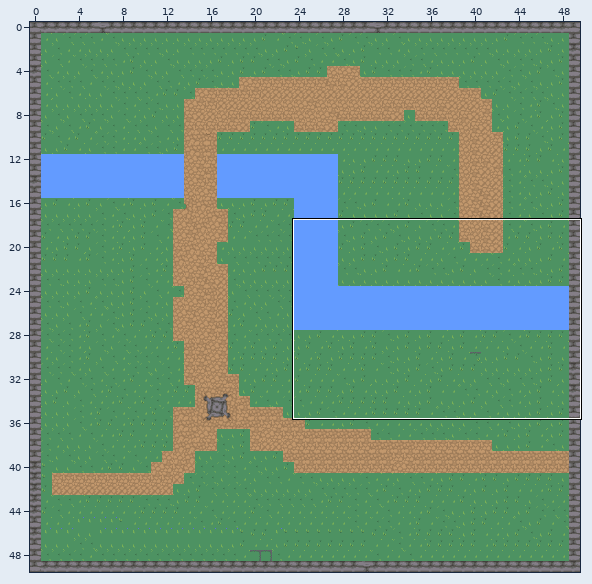
Tiled map, stored at map.tmx. Above: a wide view before the commit, with the close-up outlined.
Close-up. First the earlier version:
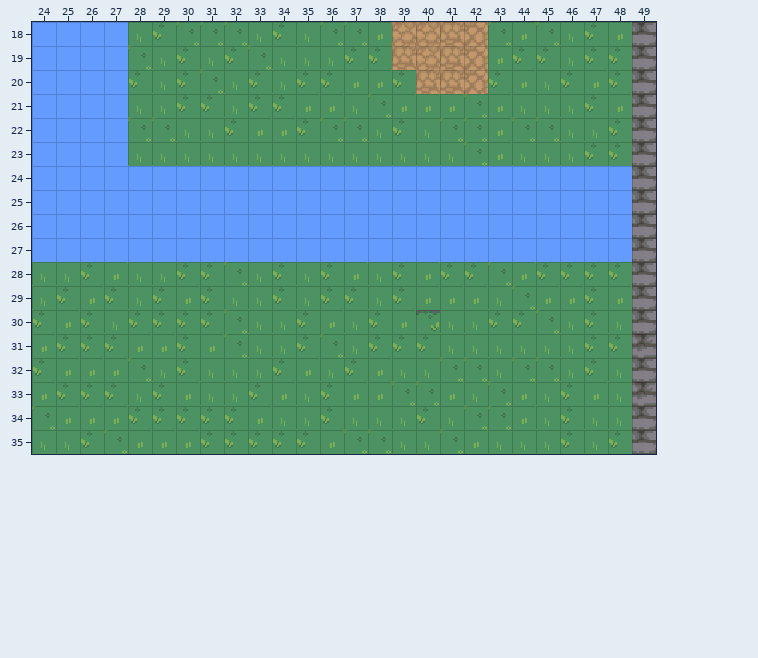
Cells are 16x16 px. Shown: x 24..49, y 18..35. The commit also changed other parts of the map, which this record leaves out.
Now the later version:
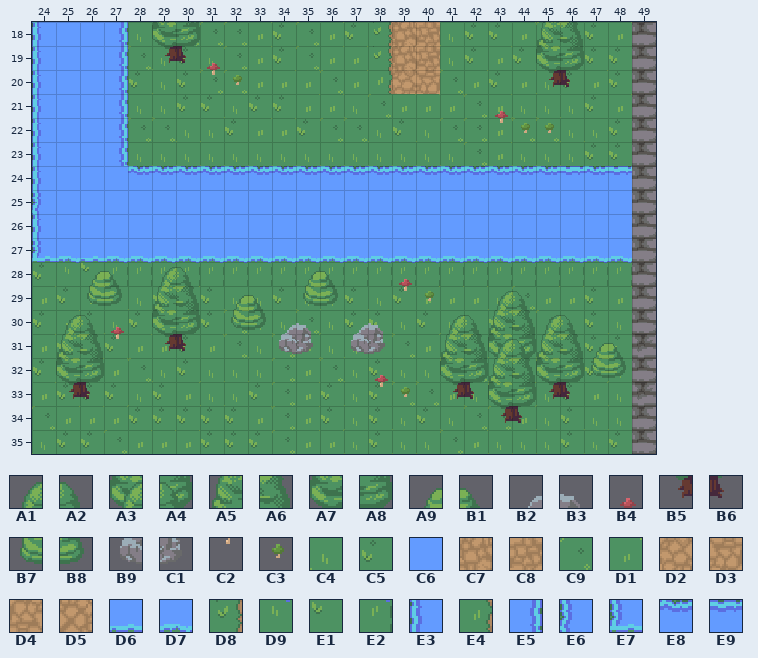
Key: from "nature": A1 0, A2 1, A3 2, A4 3, A5 40, A6 41, A7 80, A8 81, A9 82, B1 83, B2 84, B3 85, B4 86, B5 120, B6 121, B7 122, B8 123, B9 124, C1 125, C2 126, C3 127, C4 160, C5 161, C6 162, C7 164, C8 165, C9 200, D1 201, D2 204, D3 205, D4 244, D5 245, D6 251, D7 252, D8 286, D9 292, E1 293, E2 294, E3 295, E4 326, E5 330, E6 335, E7 337, E8 451, E9 452.
__ is an empty cell, ## one hidden under a higher layer, .. an unchanged one.
Tiles of an added or newly shown layer are drawn over the layers below it.
Message: addition of decoration + collision (not perfect)
The edit:
--- layer "Background"
@@ x 24..48 @@
-28 C4 C4 C5 D1 C4 C4 C5 C5 C9 C4 C5 C4 C5 D1 C4 C5 D1 C5 C5 C9 D1 C5 C5 C5 C5
+28 ## ## ## ## ## ## ## ## ## ## ## ## ## ## ## ## ## ## ## ## ## ## ## ## ##
--- layer "Water"
@@ x 24..48 @@
-18 C6 .. .. C6 .. .. .. .. .. .. .. .. .. .. .. .. .. .. .. .. .. .. .. .. ..
-19 C6 .. .. C6 .. .. .. .. .. .. .. .. .. .. .. .. .. .. .. .. .. .. .. .. ..
-20 C6 .. .. C6 .. .. .. .. .. .. .. .. .. .. .. .. .. .. .. .. .. .. .. .. ..
-21 C6 .. .. C6 .. .. .. .. .. .. .. .. .. .. .. .. .. .. .. .. .. .. .. .. ..
-22 C6 .. .. C6 .. .. .. .. .. .. .. .. .. .. .. .. .. .. .. .. .. .. .. .. ..
-23 C6 .. .. C6 .. .. .. .. .. .. .. .. .. .. .. .. .. .. .. .. .. .. .. .. ..
-24 C6 .. .. .. C6 C6 C6 C6 C6 C6 C6 C6 C6 C6 C6 C6 C6 C6 C6 C6 C6 C6 C6 C6 C6
-25 C6 .. .. .. .. .. .. .. .. .. .. .. .. .. .. .. .. .. .. .. .. .. .. .. ..
-26 C6 .. .. .. .. .. .. .. .. .. .. .. .. .. .. .. .. .. .. .. .. .. .. .. ..
-27 C6 C6 C6 C6 C6 C6 C6 C6 C6 C6 C6 C6 C6 C6 C6 C6 C6 C6 C6 C6 C6 C6 C6 C6 C6
-28 __ __ __ __ __ __ __ __ __ __ __ __ __ __ __ __ __ __ __ __ __ __ __ __ __
-29 __ .. .. .. .. .. .. .. .. .. .. .. .. .. .. .. .. .. .. .. .. .. .. .. ..
-30 .. .. .. .. .. .. .. .. .. .. .. .. .. .. .. __ __ .. .. .. .. .. .. .. ..
-31 .. .. .. .. .. .. .. .. .. .. .. .. .. .. .. __ __ .. .. .. .. .. .. .. ..
+18 E3 .. .. E5 .. .. .. .. .. .. .. .. .. .. .. .. .. .. .. .. .. .. .. .. ..
+19 E3 .. .. E5 .. .. .. .. .. .. .. .. .. .. .. .. .. .. .. .. .. .. .. .. ..
+20 E3 .. .. E5 .. .. .. .. .. .. .. .. .. .. .. .. .. .. .. .. .. .. .. .. ..
+21 E3 .. .. E5 .. .. .. .. .. .. .. .. .. .. .. .. .. .. .. .. .. .. .. .. ..
+22 E3 .. .. E5 .. .. .. .. .. .. .. .. .. .. .. .. .. .. .. .. .. .. .. .. ..
+23 E3 .. .. E5 .. .. .. .. .. .. .. .. .. .. .. .. .. .. .. .. .. .. .. .. ..
+24 E3 .. .. .. E8 E8 E8 E8 E8 E8 E8 E8 E8 E8 E8 E8 E8 E8 E8 E8 E8 E8 E9 E8 E9
+25 E6 .. .. .. .. .. .. .. .. .. .. .. .. .. .. .. .. .. .. .. .. .. .. .. ..
+26 E3 .. .. .. .. .. .. .. .. .. .. .. .. .. .. .. .. .. .. .. .. .. .. .. ..
+27 E7 D7 D6 D7 D7 D7 D7 D7 D7 D7 D7 D7 D7 D7 D7 D7 D7 D7 D7 D7 D7 D7 D7 D7 D7
+28 C5 D9 E1 E2 E2 E2 E2 E2 E2 E2 E2 E2 E2 E2 E2 E2 E2 E2 E2 E2 E2 E2 E2 E2 E2
+29 D1 .. .. .. .. .. .. .. .. .. .. .. .. .. .. .. .. .. .. .. .. .. .. .. ..
+30 .. .. .. .. .. .. .. .. .. .. .. .. .. .. .. C4 C5 .. .. .. .. .. .. .. ..
+31 .. .. .. .. .. .. .. .. .. .. .. .. .. .. .. C9 D1 .. .. .. .. .. .. .. ..
--- layer "Path"
@@ x 32..43 @@
-18 .. __ .. __ __ __ __ D2 D2 D4 D5 __
-19 __ __ __ __ __ __ __ D4 D2 D4 D5 ..
-20 __ __ __ __ __ .. __ __ D4 D4 D5 ..
+18 .. D1 .. C9 D1 C5 D8 C7 C8 C4 C5 C5
+19 C9 D1 C5 C9 D1 D1 D8 C7 C8 C4 C5 ..
+20 C9 D1 D1 D1 C9 .. E4 D2 D3 C9 D1 ..
@@ x 25..38 @@
-29 .. .. .. .. .. .. .. .. .. .. __ __ .. ..
-30 .. .. .. .. .. .. .. .. .. __ __ __ __ ..
-31 .. .. .. .. .. .. .. .. .. __ __ __ __ __
-32 .. .. .. .. .. .. .. .. .. __ .. __ __ __
-33 .. .. .. .. .. .. .. .. .. __ __ .. __ __
-34 .. .. .. .. .. .. .. .. .. __ __ .. .. __
-35 __ .. .. .. .. .. .. .. .. __ __ .. __ __
+29 .. .. .. .. .. .. .. .. .. .. C4 C4 .. ..
+30 .. .. .. .. .. .. .. .. .. C4 C9 C4 C5 ..
+31 .. .. .. .. .. .. .. .. .. C9 D1 C4 C4 C5
+32 .. .. .. .. .. .. .. .. .. C9 .. C9 C4 C5
+33 .. .. .. .. .. .. .. .. .. C9 D1 .. C4 C5
+34 .. .. .. .. .. .. .. .. .. C9 D1 .. .. C5
+35 C5 .. .. .. .. .. .. .. .. C9 D1 .. C4 C5
--- layer "Decoration" (added)
@@ x 29..46 @@
-18 __ __ .. .. .. .. .. .. .. .. .. .. .. .. .. .. __ __
-19 __ __ __ .. .. .. .. .. .. .. .. .. .. .. .. .. __ __
-20 .. .. __ __ .. .. .. .. .. .. .. .. .. .. .. .. __ __
-21 .. .. .. .. .. .. .. .. .. .. .. .. .. .. __ .. .. ..
-22 .. .. .. .. .. .. .. .. .. .. .. .. .. .. __ __ __ ..
+18 A7 A8 .. .. .. .. .. .. .. .. .. .. .. .. .. .. A5 A6
+19 B5 B6 B4 .. .. .. .. .. .. .. .. .. .. .. .. .. A7 A8
+20 .. .. C2 C3 .. .. .. .. .. .. .. .. .. .. .. .. B5 B6
+21 .. .. .. .. .. .. .. .. .. .. .. .. .. .. B4 .. .. ..
+22 .. .. .. .. .. .. .. .. .. .. .. .. .. .. C2 C3 C3 ..
@@ x 25..48 @@
-28 .. __ __ .. __ __ .. .. .. .. __ __ .. .. __ .. .. .. .. .. .. .. .. ..
-29 .. __ __ .. __ __ .. __ __ .. __ __ .. .. __ __ .. .. __ __ .. .. .. ..
-30 __ __ __ .. __ __ .. __ __ __ __ .. __ __ .. .. __ __ __ __ __ __ .. ..
-31 __ __ __ .. __ __ .. .. .. __ __ .. __ __ .. .. __ __ __ __ __ __ __ __
-32 __ __ .. .. .. .. .. .. .. .. .. .. .. __ .. .. __ __ __ __ __ __ __ __
-33 __ __ .. .. .. .. .. .. .. .. .. .. .. __ __ .. __ __ __ __ __ __ .. ..
-34 .. .. .. .. .. .. .. .. .. .. .. .. .. .. .. .. .. .. __ __ .. .. .. ..
+28 .. A9 B1 .. A1 A2 .. .. .. .. A9 B1 .. .. B4 .. .. .. .. .. .. .. .. ..
+29 .. B7 B8 .. A5 A6 .. A9 B1 .. B7 B8 .. .. C2 C3 .. .. A1 A2 .. .. .. ..
+30 A1 A2 B4 .. A7 A8 .. B7 B8 B2 B3 .. B2 B3 .. .. A1 A2 A5 A6 A1 A2 .. ..
+31 A5 A6 C2 .. B5 B6 .. .. .. B9 C1 .. B9 C1 .. .. A5 A6 A3 A4 A5 A6 A9 B1
+32 A7 A8 .. .. .. .. .. .. .. .. .. .. .. B4 .. .. A7 A8 A5 A6 A7 A8 B7 B8
+33 B5 B6 .. .. .. .. .. .. .. .. .. .. .. C2 C3 .. B5 B6 A7 A8 B5 B6 .. ..
+34 .. .. .. .. .. .. .. .. .. .. .. .. .. .. .. .. .. .. B5 B6 .. .. .. ..
Changed places in both close-ups, as pixel boxes (x1, y1, x2, y2):
changed: (32, 22, 632, 454)
